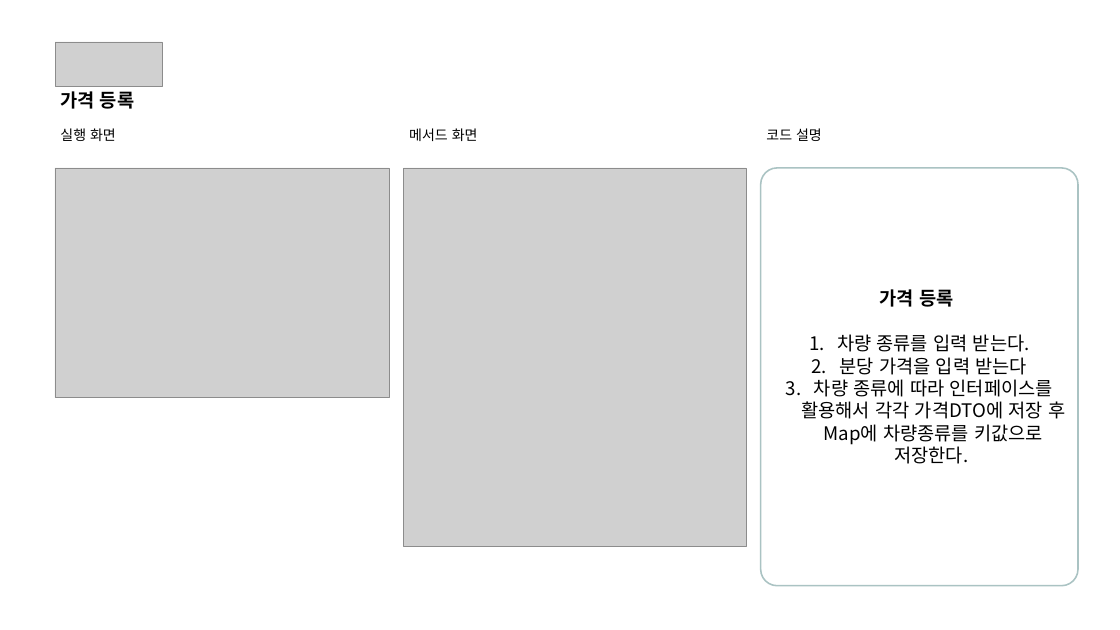
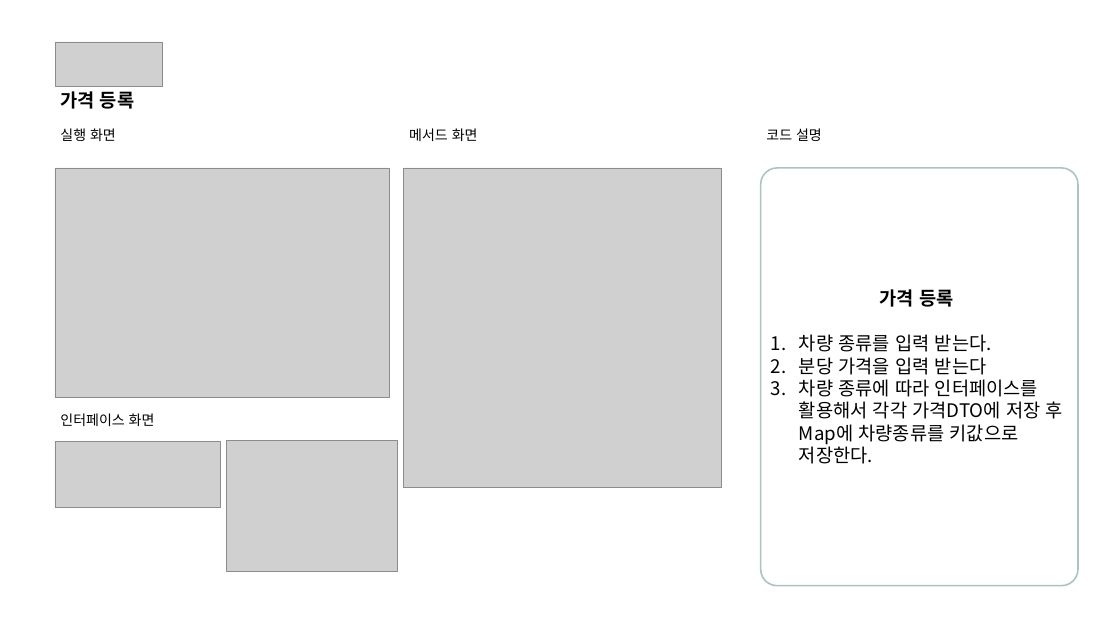
Before and after one commit to seonjangwon/CarPark_Project, a slide deck: slide 5 of 자바프로젝트결과.pptx. Drawn at 1120x630 pixels with LibreOffice and Linux fonts; fonts in the diff are those of the drawing; grey boxes stand for pictures. Boxes give left, top, right and bottom in pixels: in the first picture for what was removed or moved away, otherwise in the second. Text is boxed around its words. In the diff, an @@ line names an element or a change of style, - is before the commit and + after.

Commit message:
ppt_add

```diff
--- a/자바프로젝트결과.pptx
+++ b/자바프로젝트결과.pptx
@@ picture: place and size @@
-picture at [404,168,746,546]
+picture at [404,168,721,488]
@@ text in rounded rectangle at [799,334,1063,464]: alignment centre to left @@
@@ text added at [60,413,155,426], 18 pt, text #000000 @@
+인터페이스 화면
@@ picture added at [55,441,220,508] @@
@@ picture added at [227,441,398,572] @@
```
Also in this commit, not shown: 6 other slides changed, 1 slide added.
